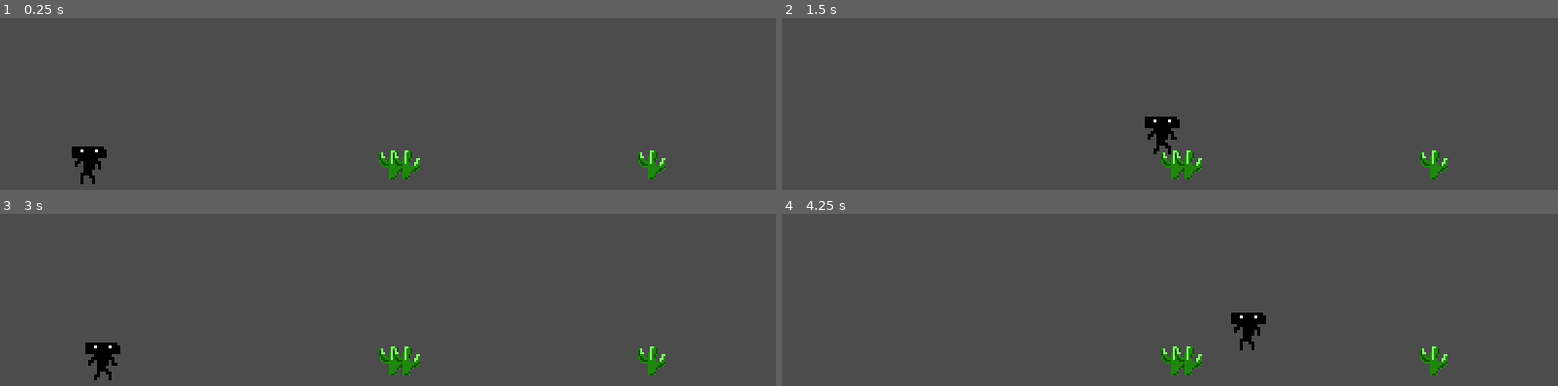
Above: before the commit, frames 1-4 (two rows, left to right).
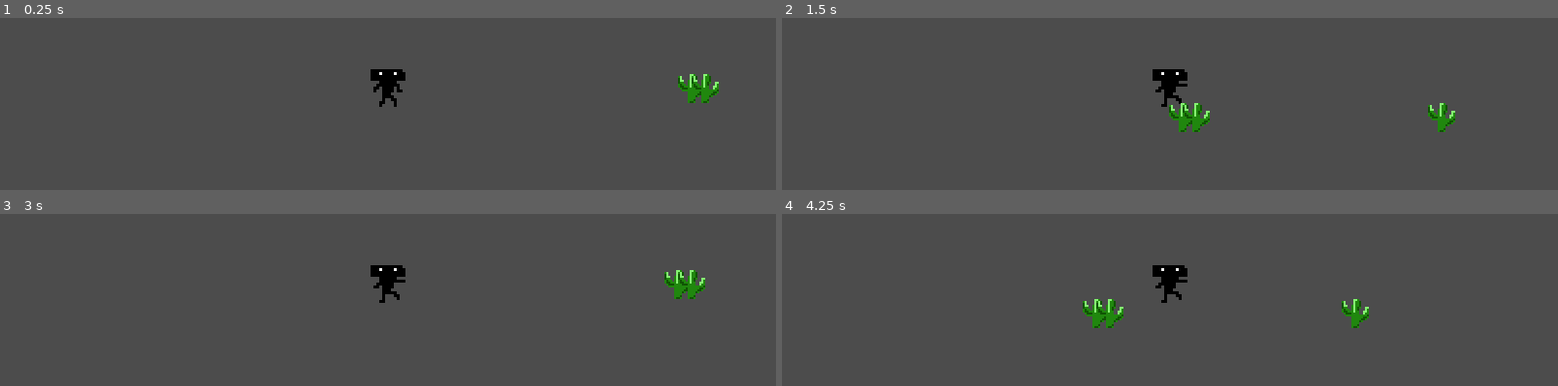
Above: after the commit, the same moments.

Repository: EdgarsJoja/GodotPrototype1
Game: Godot game, scene res://Scenes/World.tscn
Two runs of this game, one before a commit and one after it. Both use one fixed random seed, a clock stepped at 60 frames per second and the inputs below.
Inputs:
- Up to frame 1 (0.25 s): no input
- Up to frame 2 (1.5 s): tap Space (Jump) at 0.77 s
- Up to frame 3 (3 s): tap Space (Jump) at 1.52 s; tap Enter at 2 s; tap R (Restart) at 2.75 s
- Up to frame 4 (4.25 s): tap Space (Jump) at 3.02, 3.77 s

The runs differ from the first frame. In frame 1, 2.5% of the frame differs, in the area x 9-93%, y 29-97%; in frame 2, 2.8%; in frame 3, 2.5%; in frame 4, 2.8%, in the area x 38-86%, y 29-94%.

Commit message:
Added camera follow.

Diff:
--- a/Player/Player.tscn
+++ b/Player/Player.tscn
@@ -53,10 +53,14 @@
 scale = Vector2( 3, 3 )
 frames = SubResource( 6 )
 animation = "Run"
+speed_scale = 2.0
 playing = true
 script = ExtResource( 3 )
 
 [node name="Spawn" parent="." instance=ExtResource( 4 )]
 spawn_position_path = NodePath(".")
+
+[node name="Camera2D" type="Camera2D" parent="."]
+current = true
 [connection signal="body_entered" from="HitboxArea2D" to="AnimatedSprite" method="_on_HitboxArea2D_body_entered"]
 [connection signal="body_exited" from="HitboxArea2D" to="AnimatedSprite" method="_on_HitboxArea2D_body_exited"]
--- a/Scenes/World.tscn
+++ b/Scenes/World.tscn
@@ -28,9 +28,6 @@
 [node name="Player" parent="World" instance=ExtResource( 1 )]
 position = Vector2( 16.8006, 377.368 )
 
-[node name="AnimatedSprite" parent="World/Player" index="2"]
-frame = 2
-
 [node name="Spawn" parent="World/Player" index="3"]
 spawn_position_path = NodePath("../../SpawnPosition")
 
